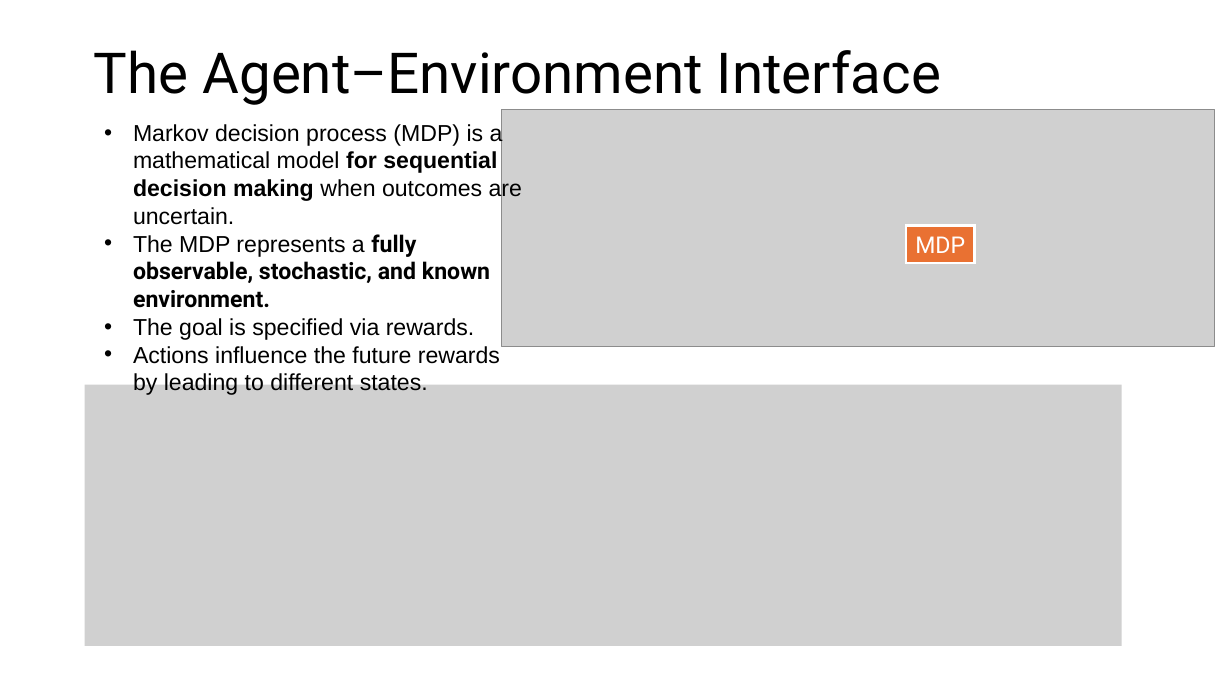
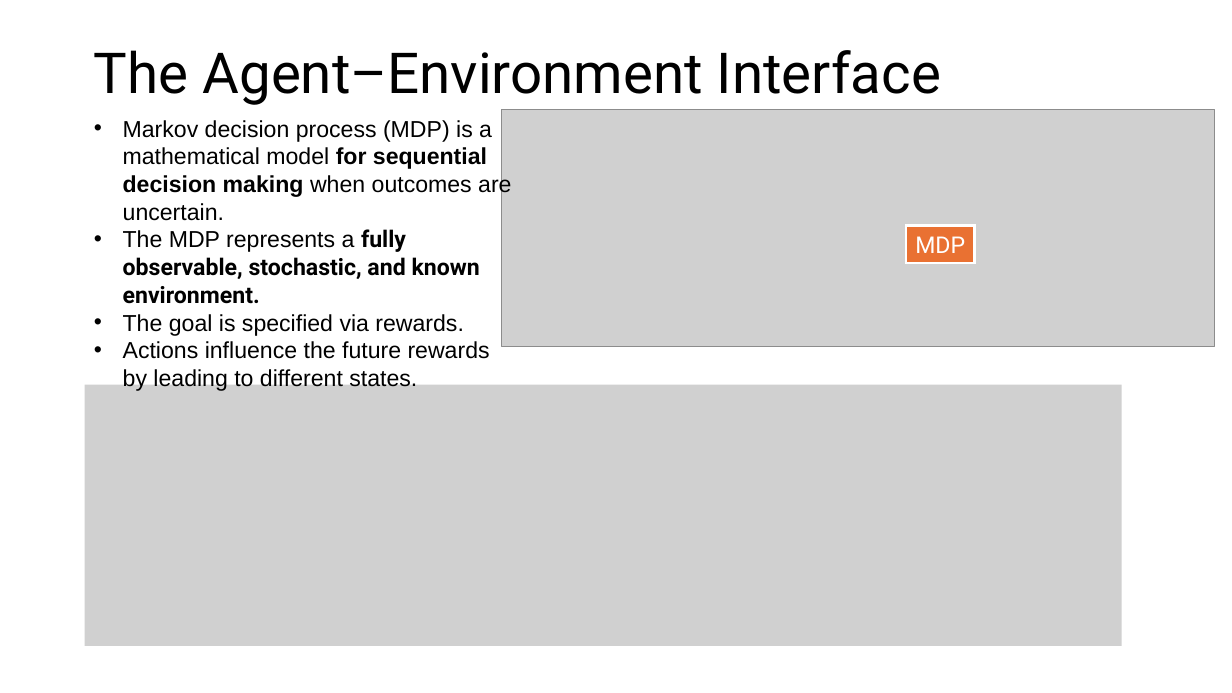
Before and after one commit to mhahsler/Introduction_to_Reinforcement_Learning, a slide deck: slide 3 of slides/Lecture_Chapter03.pptx (slide 2 before the commit). Drawn at 1232x693 pixels with LibreOffice and Linux fonts; fonts in the diff are those of the drawing; grey boxes stand for pictures. Boxes give left, top, right and bottom in pixels: in the first picture for what was removed or moved away, otherwise in the second. Text is boxed around its words. In the diff, an @@ line names an element or a change of style, - is before the commit and + after.

```diff
--- a/slides/Lecture_Chapter03.pptx
+++ b/slides/Lecture_Chapter03.pptx
@@ text "Markov decision process (MDP) is ..." rewrapped from bbox=[133, 122, 522, 395] to bbox=[123, 120, 511, 386] @@
```
Also in this commit, not shown: 13 other slides changed, 1 slide added, 3 other files.
